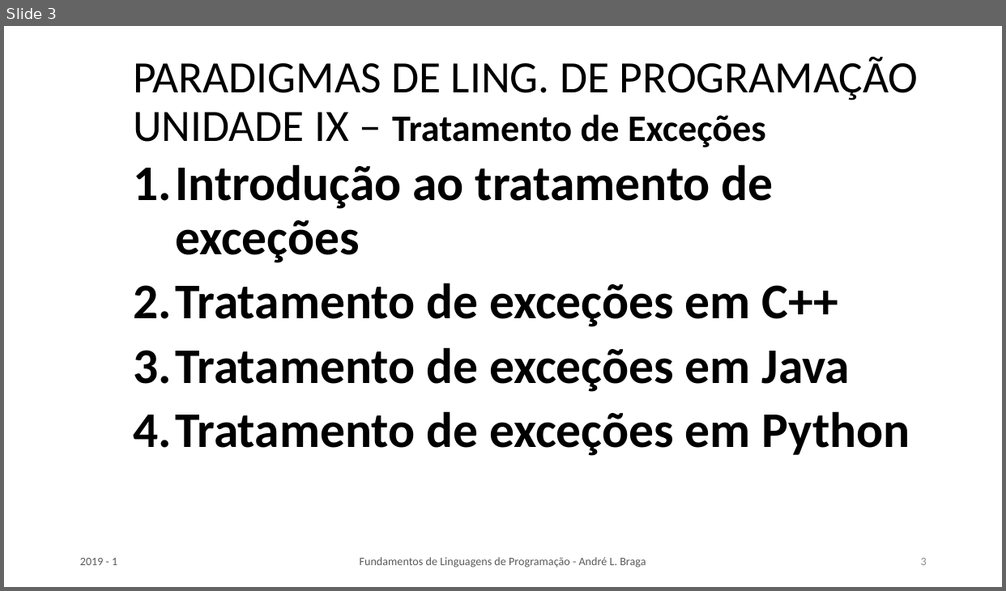
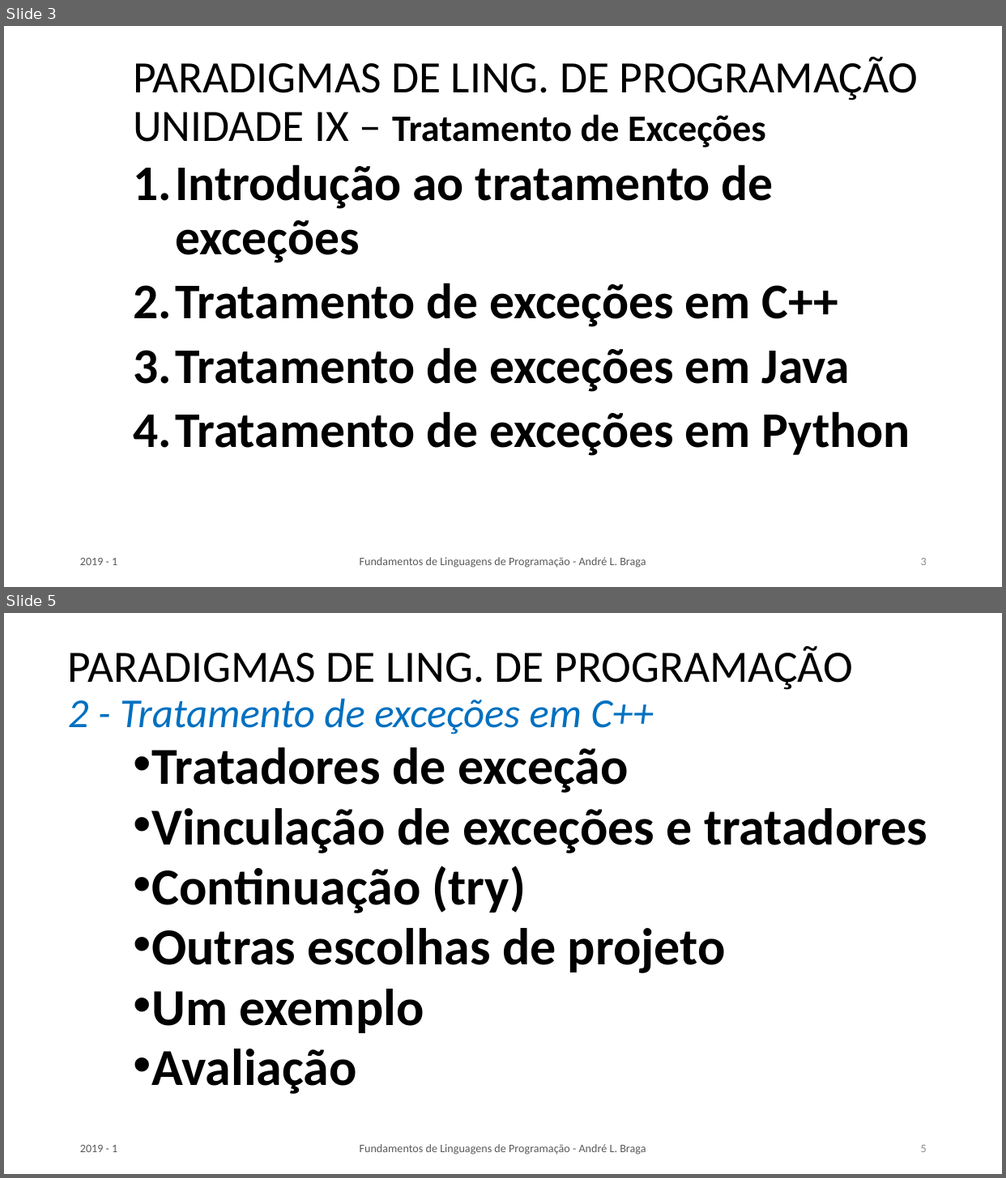
Before and after one commit to LeoCaronezi/CURSOS, a slide deck: CCT0686_PARADIGMAS_DE_LINGUAGENS_DE_PROGRAMACAO/CCT0656_PARADIGMAS_L_PROGI_Aula_08. - PA15.pptx. Shown one above the other, each under a label of ours: slide 3 before the commit, slides 3 and 5 after it; the slides between them are not shown. The pictures are 1006x591 and 1006x1178 pixels, drawn with LibreOffice and Linux fonts; fonts in the diff are those of the drawing. Boxes give left, top, right and bottom in pixels: in the first picture for what was removed or moved away, otherwise in the second. Text is boxed around its words. In the diff, an @@ line names an element or a change of style, - is before the commit and + after.

```diff
--- a/CCT0686_PARADIGMAS_DE_LINGUAGENS_DE_PROGRAMACAO/CCT0656_PARADIGMAS_L_PROGI_Aula_08. - PA15.pptx
+++ b/CCT0686_PARADIGMAS_DE_LINGUAGENS_DE_PROGRAMACAO/CCT0656_PARADIGMAS_L_PROGI_Aula_08. - PA15.pptx
@@ slide 5 added at box(4, 613, 1002, 1174), background #FFFFFF @@
@@ title added at box(68, 646, 854, 735), 43.2 pt, text #000000 @@
+PARADIGMAS DE LING. DE PROGRAMAÇÃO
+2 - Tratamento de exceções em C++
@@ text added at box(151, 747, 927, 1094), 50 pt, text #000000, bold @@
+• Tratadores de exceção
+• Vinculação de exceções e tratadores
+• Continuação (try)
+• Outras escolhas de projeto
+• Um exemplo
+• Avaliação
@@ text added at box(80, 1145, 117, 1152), 11 pt, text #595959 @@
+2019 - 1
@@ text added at box(360, 1144, 646, 1155), 11 pt, text #595959 @@
+Fundamentos de Linguagens de Programação - André L. Braga
@@ page number added at box(921, 1145, 927, 1152), 11 pt, text #8C8C8C @@
+5
```
Also in this commit, not shown: 3 other slides added, 7 other files.
